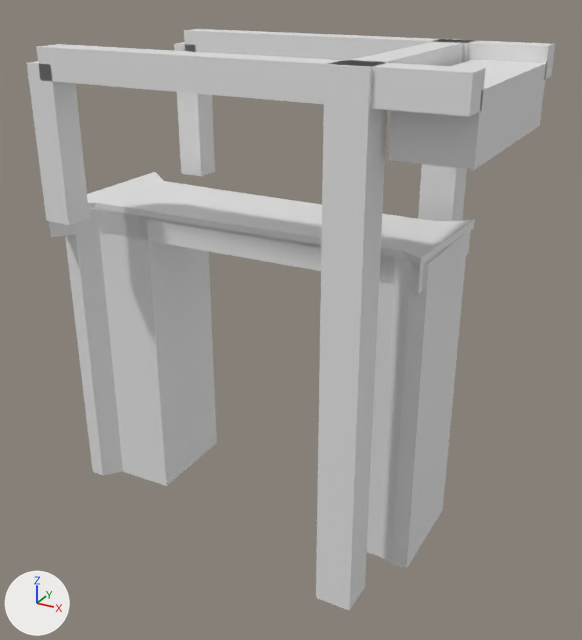
Before and after pictures for a commit that changed the glTF model models/veendam/veendam-willemsbrug-veendam/veendam-willemsbrug-veendam.glb.
Rendered twice from a 50 mm camera at (12.8, -21.1, 7.5) aimed at (1.2, -0.1, -3.0). The lights are fixed; the arrows at lower left show +X, +Y and +Z. The first picture is the older version. Vertices at exactly the same position are counted once.

In view in the first picture: 'building:balans', 'building:balans 2', 'building:contragewicht', 'building:hamei', 'building:hamei 2', 'building:hangstang', 'building:hangstang 2', 'building:portaal', 'road:dek', 'road:landhoofd (aangenomen)', 'road:landhoofd (aangenomen) 2', 'road:rijbaan lokale weg'.
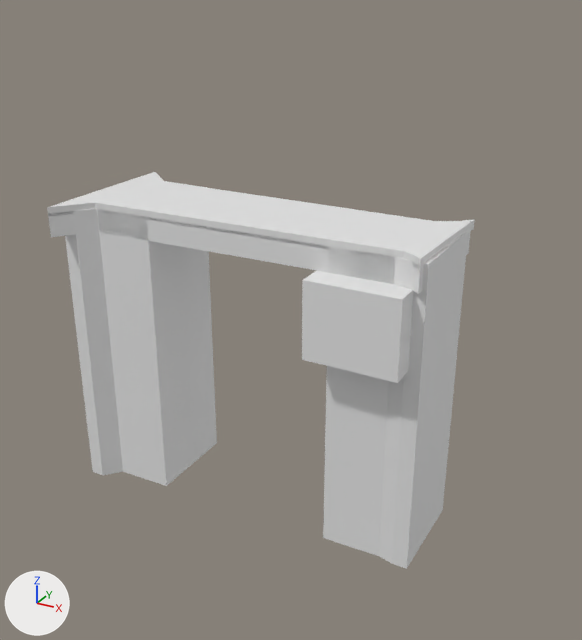
Changed parts and their boxes (x1, y1, x2, y2) in the pictures (582 x 640 px):
'building:hamei 2', deleted: before (316, 60, 389, 611)
'building:contragewicht', moved, rescaled: before (389, 59, 547, 170); after (302, 271, 413, 383)
'building:balans 2', deleted: before (36, 44, 485, 117)
'building:balans', deleted: before (184, 29, 555, 80)
'building:hangstang 2', deleted: before (27, 61, 89, 225)
'building:hangstang', deleted: before (174, 42, 215, 176)
'building:hamei', deleted: before (418, 39, 476, 221)
'building:portaal', deleted: before (344, 40, 468, 66)

The change, as a list of edits to the scene's bpy script:
```text
Change me_contragewicht:
    used by ob_building_contragewicht; location = (0.0, 0.0, 0.0)
    remove me_contragewicht.from_pydata(...)  # 8 vertices, 12 faces; spans x 5.57..7.66, y -3.16..3.16, z 3.29..5.04
    add me_contragewicht.from_pydata(...)  # 8 vertices, 12 faces; spans x 2.81..5.81, y -2.3..2.3, z -3.05..-0.55
    me_contragewicht part 1: the whole mesh is scaled about its middle by (1.44, 0.728, 1.43), then moved by (-2.3, 0.0, -5.97)
Remove ob_building_hamei:
    ob_building_hamei = bpy.data.objects.new('building:hamei', me_hamei)
    ob_building_hamei.location = (0.0, 0.0, 0.0)
Remove ob_building_hamei_2:
    ob_building_hamei_2 = bpy.data.objects.new('building:hamei 2', me_hamei_2)
    ob_building_hamei_2.location = (0.0, 0.0, 0.0)
Remove ob_building_portaal:
    ob_building_portaal = bpy.data.objects.new('building:portaal', me_portaal)
    ob_building_portaal.location = (0.0, 0.0, 0.0)
Remove ob_building_balans:
    ob_building_balans = bpy.data.objects.new('building:balans', me_balans)
    ob_building_balans.location = (0.0, 0.0, 0.0)
Remove ob_building_hangstang:
    ob_building_hangstang = bpy.data.objects.new('building:hangstang', me_hangstang)
    ob_building_hangstang.location = (0.0, 0.0, 0.0)
Remove ob_building_balans_2:
    ob_building_balans_2 = bpy.data.objects.new('building:balans 2', me_balans_2)
    ob_building_balans_2.location = (0.0, 0.0, 0.0)
Remove ob_building_hangstang_2:
    ob_building_hangstang_2 = bpy.data.objects.new('building:hangstang 2', me_hangstang_2)
    ob_building_hangstang_2.location = (0.0, 0.0, 0.0)
```
